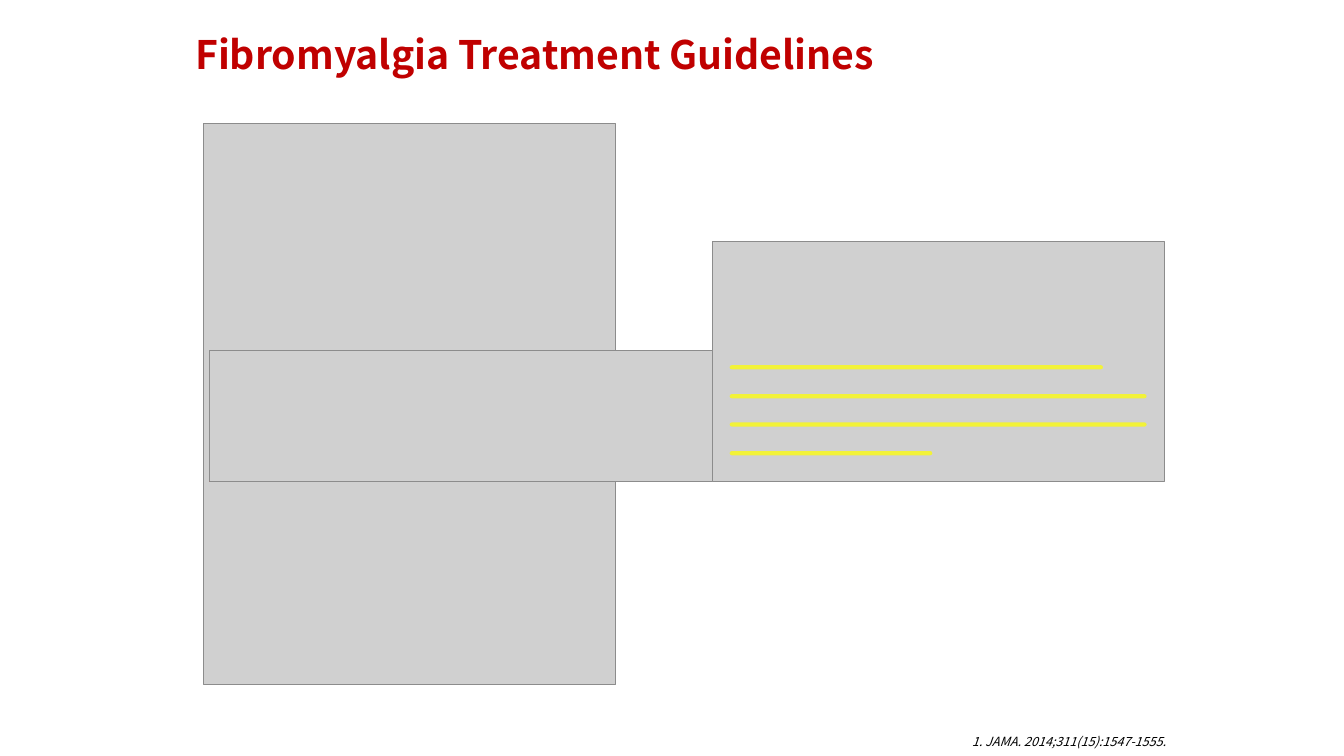
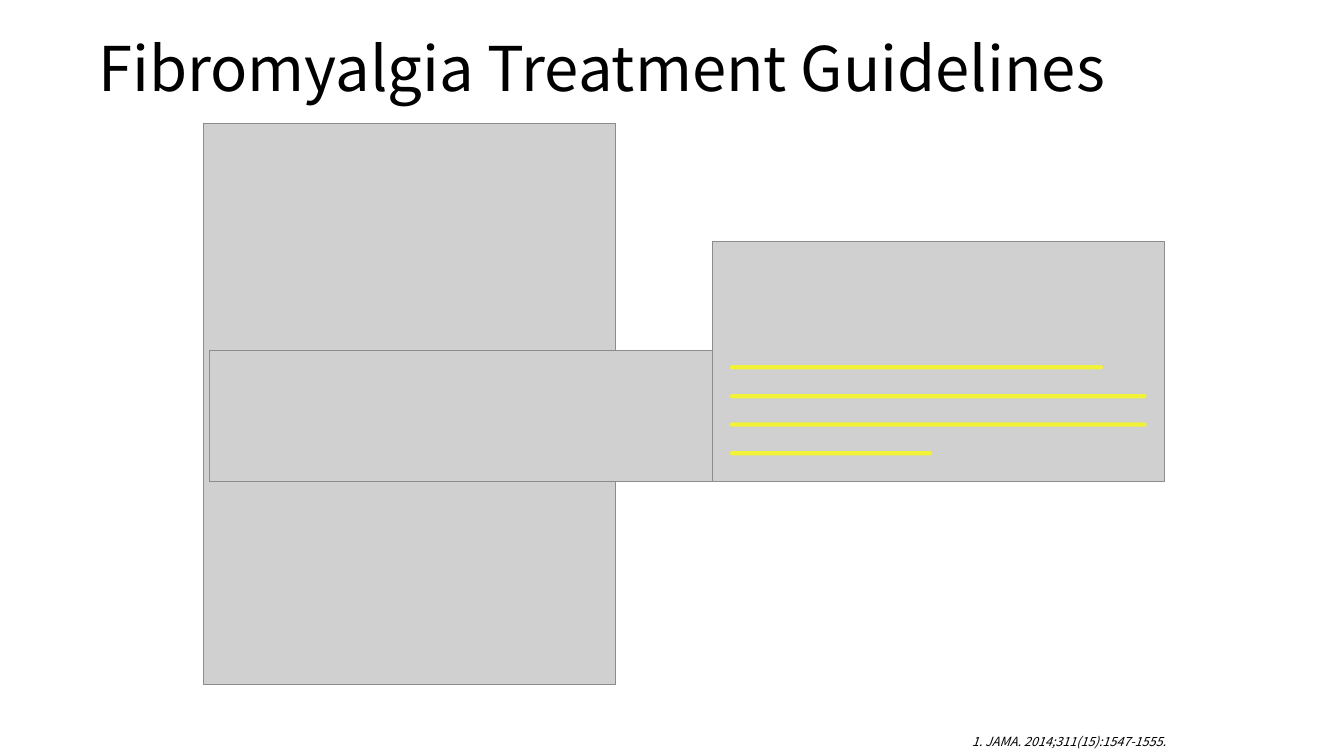
Before and after one commit to sbaram1/Presentation, a slide deck: slide 22 of 20190602_Ixel.pptx. Drawn at 1344x756 pixels with LibreOffice and Linux fonts; fonts in the diff are those of the drawing; grey boxes stand for pictures. Boxes give left, top, right and bottom in pixels: in the first picture for what was removed or moved away, otherwise in the second. Text is boxed around its words. In the diff, an @@ line names an element or a change of style, - is before the commit and + after.

```diff
--- a/20190602_Ixel.pptx
+++ b/20190602_Ixel.pptx
@@ text "Fibromyalgia Treatment Guidelines": place and size @@
-text "Fibromyalgia Treatment Guidelines" at <box>195,37,874,79</box>
+text "Fibromyalgia Treatment Guidelines" at <box>98,42,1105,107</box>
@@ text "Fibromyalgia Treatment Guidelines" at <box>98,42,1105,107</box>: size 28 to 44 pt, text colour #C00000 to #000000, bold off @@
```
Also in this commit, not shown: 17 other slides changed.
